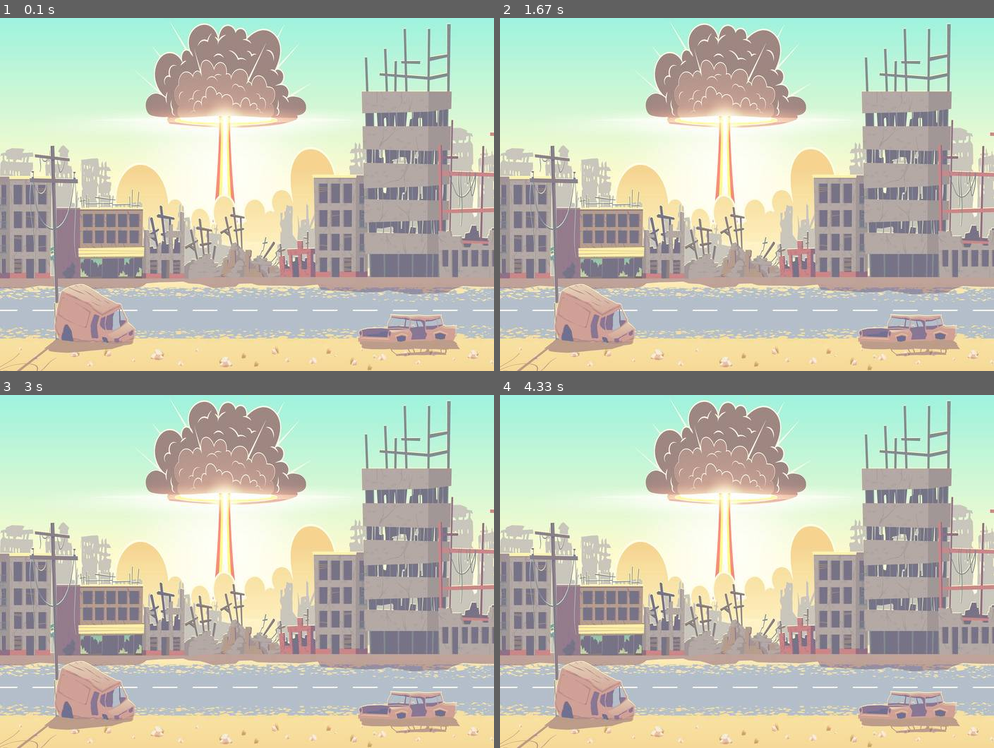
Above: before the commit, frames 1-4 (two rows, left to right).
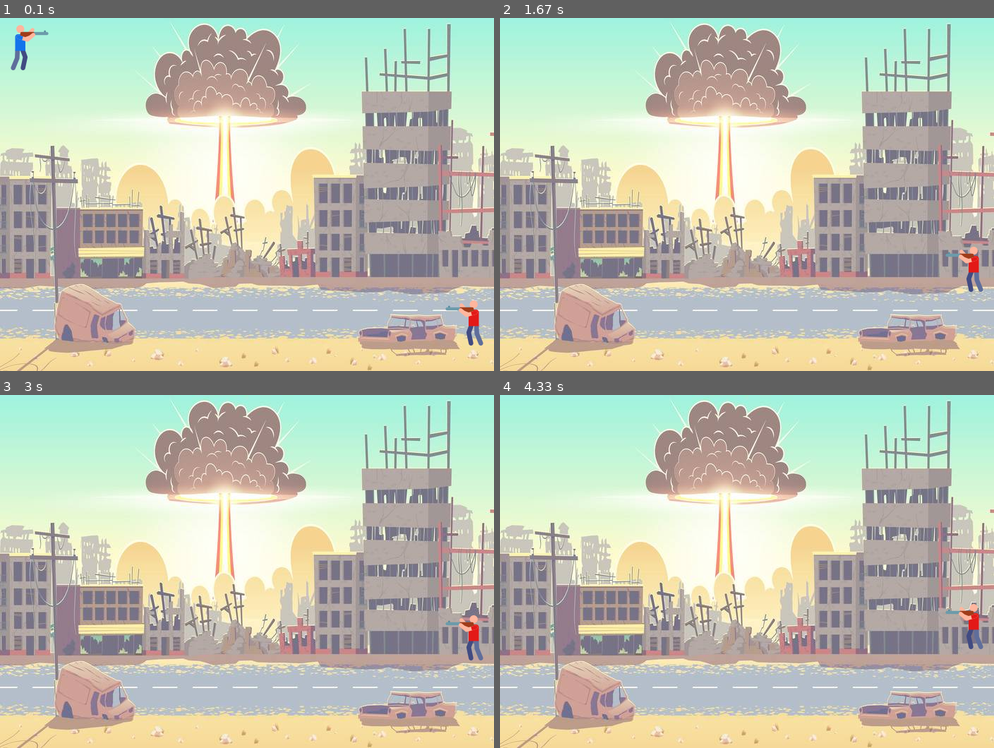
Above: after the commit, the same moments.

Repository: Programmeerplaats/2d-multiplayer-shooter-pygame
Game: pygame game, started from main.py
Two runs of this game, one before a commit and one after it. Both use one fixed random seed, a clock stepped at 60 frames per second and the inputs below.
Inputs:
- Up to frame 1 (0.1 s): no input
- Up to frame 2 (1.67 s): hold W 0.33-0.8 s; hold Up 0.33-0.8 s; hold Up 0.83-1.3 s; hold W 0.83-1.3 s; hold Down 1.33-1.63 s; hold S 1.33-1.63 s
- Up to frame 3 (3 s): hold Up 1.67-2.03 s; hold W 1.67-2.03 s; hold Down 2.07-2.43 s; hold S 2.07-2.43 s; hold Up 2.47-2.77 s; hold W 2.47-2.77 s; hold Down from 2.8 s (still down); hold S from 2.8 s (still down)
- Up to frame 4 (4.33 s): release Down at 3.1 s; release S at 3.1 s; hold Up 3.13-3.5 s; hold W 3.13-3.5 s; hold Down 3.53-3.9 s; hold S 3.53-3.9 s; hold Up 3.93-4.23 s; hold W 3.93-4.23 s; hold Down from 4.27 s (still down); hold S from 4.27 s (still down)

The runs differ from the first frame. In frame 1, 0.7% of the frame differs, in the area x 2-98%, y 2-93%; in frame 2, 0.3%; in frame 3, 0.3%; in frame 4, 0.3%.

Commit message:
Added players and keyboard input

Diff:
--- a/main.py
+++ b/main.py
@@ -1,4 +1,6 @@
 import pygame
+
+from player import Player
 
 # Pygame initialiseren
 pygame.init()
@@ -9,8 +11,17 @@
 # Titel game
 pygame.display.set_caption("2D MultiPlayer Shooter")
 
-# Achtergrond afbeelding laden
+# Afbeeldingen laden
 background = pygame.image.load('images/war-background.jpg')
+player1Image = pygame.image.load('images/player1.png')
+player2Image = pygame.image.load('images/player2.png')
+
+# Objecten
+p1 = Player()
+p2 = Player()
+
+p1.set_start_position(626, 400)
+p2.set_start_position(10, 10)
 
 # Game loop
 running = True
@@ -23,5 +34,20 @@
         if event.type == pygame.QUIT:
             running = False
 
+    keys = pygame.key.get_pressed()
+
+    if keys[pygame.K_UP]:
+        p1.y -= 2
+    if keys[pygame.K_DOWN]:
+        p1.y += 2
+    if keys[pygame.K_w]:
+        p2.y -= 2
+    if keys[pygame.K_s]:
+        p2.y += 2
+
+    # Objecten op scherm plaatsen
+    p1.draw(screen, player1Image)
+    p2.draw(screen, player2Image)
+
     # Update het scherm
     pygame.display.update()
--- a/player.py
+++ b/player.py
@@ -1,4 +1,14 @@
 class Player:
+
+    x = 0
+    y = 0
 
     def __init__(self):
         print('Als je een object aanmaakt, zie je dit op je scherm!')
+
+    def set_start_position(self, x, y):
+        self.x = x
+        self.y = y
+
+    def draw(self, screen, player):
+        screen.blit(player, (self.x, self.y))
Binary file added: images/player1.png
Binary file added: images/player2.png
